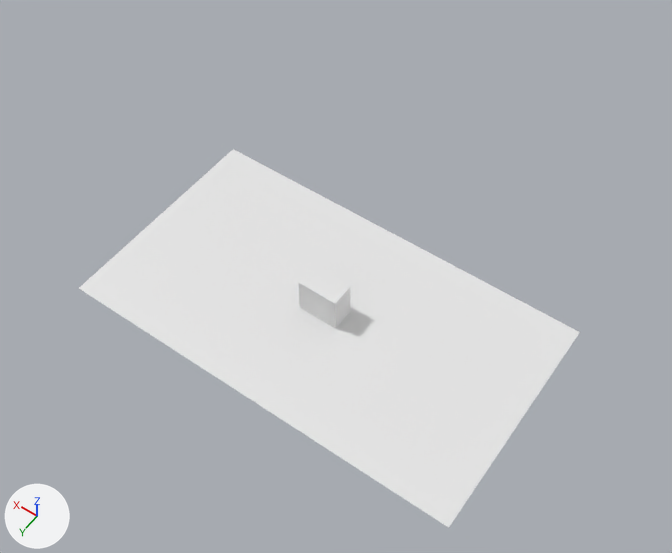
What one commit did to the Blender file raw/models/testScreen.blend.
Rendered twice from a 50 mm lens placed at (-23.9, 32.0, 55.0), pointed at (-2.0, 1.3, 6.8). Every picture has the same lights, and +X, +Y and +Z are marked at lower left.
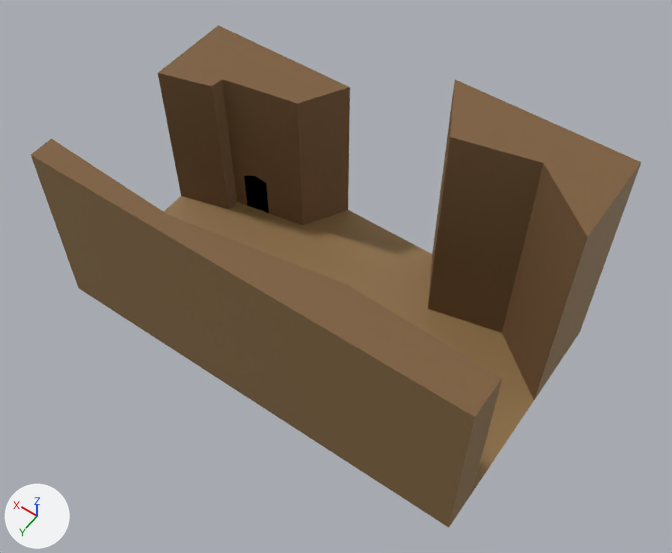
The edits, one by one:
Material 'Material.001' (mat_material_001) is new.
Its base color is (0.289, 0.173, 0.0677) (brown #92734a).
Material 'Material' (mat_material) is new.
Its base color is (0.216, 0.123, 0.0564) (brown #806243).
Its roughness is 0.748.
Its specular ior level is 0.286.
Material 'Material.003' (mat_material_003) is new.
Its base color is (0.0, 0.0, 0.0) (black #000000).
Its roughness is 0.789.
Its specular ior level is 0.0.
me_plane is used by ob_plane; location (0.0, 0.0, 0.0).
me_plane had 12 vertices, 7 faces and spanned x -16.0..16.0, y -9.0..9.0, z 0.0..3.0.
me_plane now has 60 vertices, 41 faces and spans x -16.0..16.0, y -9.0..9.0, z 0.0..17.0.
me_plane part 1: the loose piece of 8 vertices spanning x -1.6..1.6, y -0.9..0.9, z 0.0..3.0 is deleted.
Part 2, on me_plane:
1 face is deleted.
39 vertices are added at x -16.0..16.0, y -9.0..9.0, z 0.0..3.8.
6 new vertices lie (0.0, 0.0, 13.8) away from vertices in x -16.0..16.0, y 5.9..9.0, z 0.0.
6 new vertices lie (0.0, 0.0, 12.5) away from vertices in x 4.2..16.0, y -9.0..-2.4, z 0.0.
5 new vertices lie (0.0, 0.0, 17.0) away from vertices in x -16.0..-3.6, y -9.0..-2.1, z 0.0.
14 new faces join them, mat_material (brown #806243).
13 new faces join them, mat_material_001 (brown #92744a).
14 new faces join them, mat_material_003 (black #000000).
me_plane now uses material mat_material_001 (brown #92734a).
me_plane now uses material mat_material (brown #806243).
me_plane now uses material mat_material_003 (black #000000).

Location of each change, (x1, y1, x2, y2) in pixels of the pictures (672 x 553 px):
'Plane', reshaped (22% wider, 33% taller)
    before: (79, 149, 580, 528)
    after: (31, 25, 641, 528)
part 1 of me_plane, deleted
    before: (298, 266, 350, 328)
part 2 of me_plane, built on
    before: (79, 149, 580, 528)
    after: (31, 25, 641, 528)
